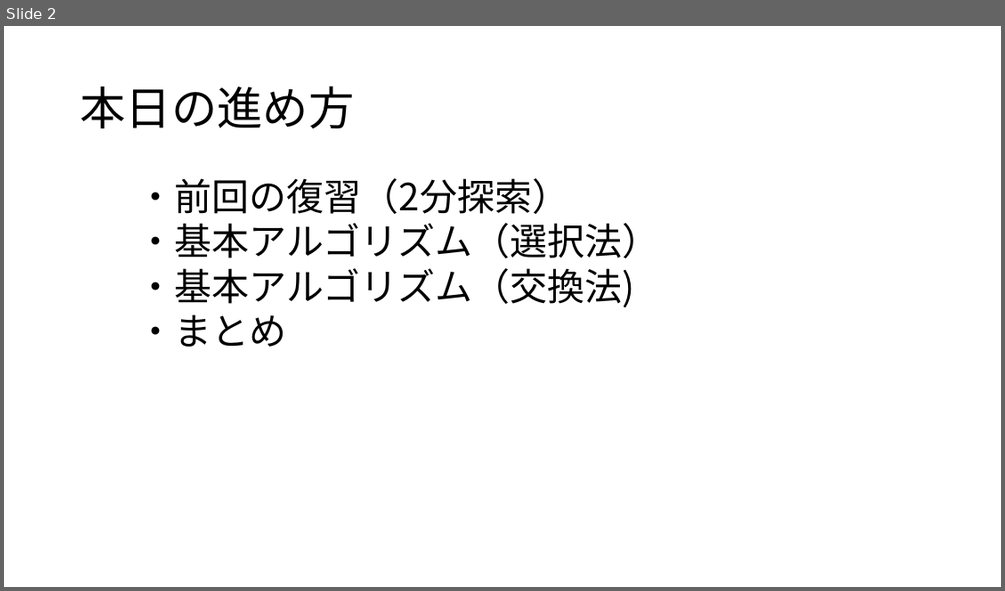
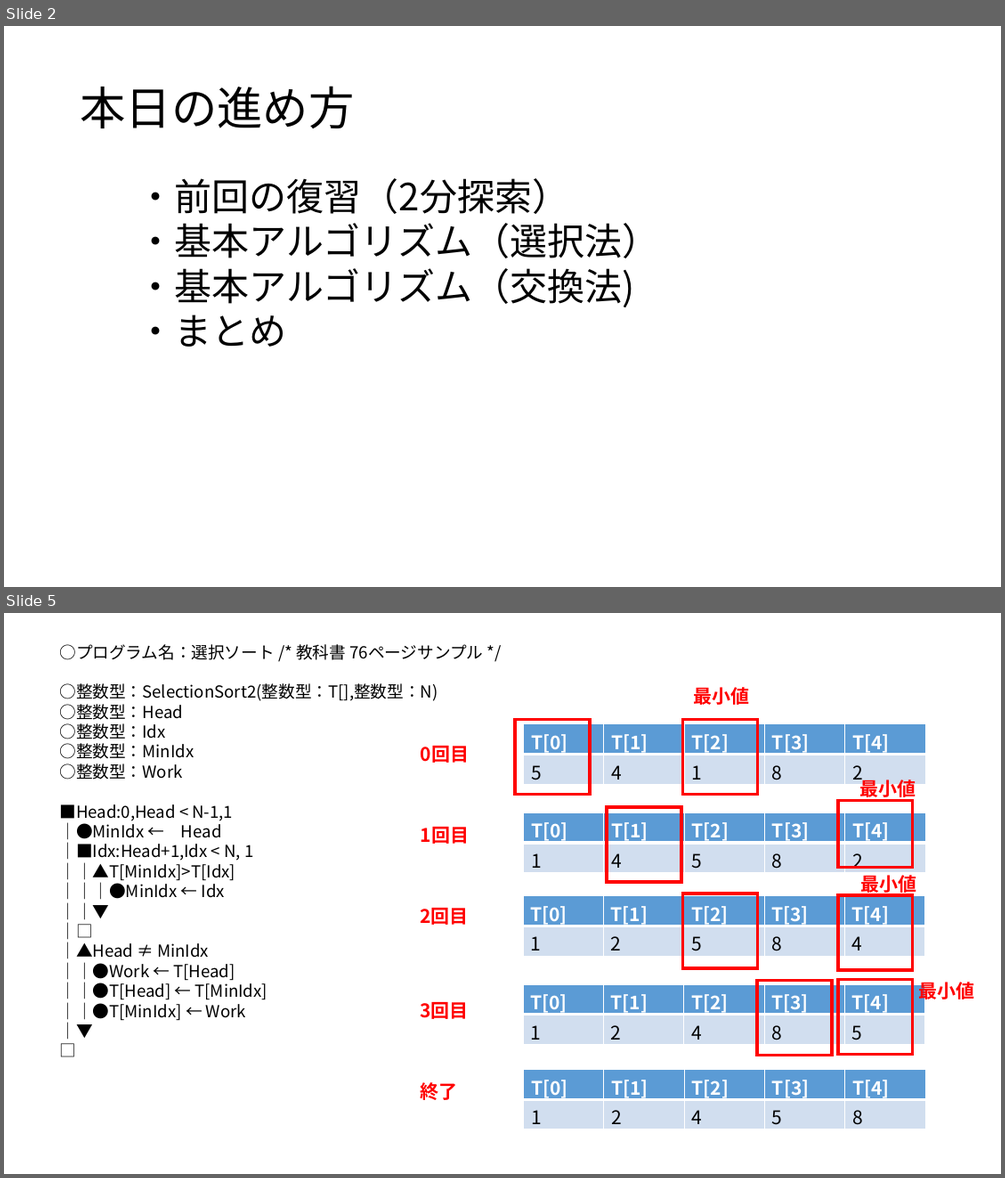
Before and after one commit to masakage/algorithm, a slide deck: docs/第11回選択法交換法アルゴリズム .pptx. Shown one above the other, each under a label of ours: slide 2 before the commit, slides 2 and 5 after it; the slides between them are not shown. The pictures are 1005x591 and 1005x1178 pixels, drawn with LibreOffice and Linux fonts; fonts in the diff are those of the drawing. Boxes give left, top, right and bottom in pixels: in the first picture for what was removed or moved away, otherwise in the second. Text is boxed around its words. In the diff, an @@ line names an element or a change of style, - is before the commit and + after.

```diff
--- a/docs/第11回選択法交換法アルゴリズム .pptx
+++ b/docs/第11回選択法交換法アルゴリズム .pptx
@@ slide 5 added at bbox=[4, 613, 1001, 1174], background #FFFFFF @@
@@ text added at bbox=[59, 644, 483, 1021], 16 pt, text #000000 @@
+○プログラム名：選択ソート /* 教科書 76ページサンプル */
+○整数型：SelectionSort2(整数型：T[],整数型：N)
+○整数型：Head
+○整数型：Idx
+○整数型：MinIdx
+○整数型：Work
+■Head:0,Head < N-1,1
+｜●MinIdx ← Head
+｜■Idx:Head+1,Idx < N, 1
+｜｜▲T[MinIdx]>T[Idx]
+｜｜｜●MinIdx ← Idx
+｜｜▼
+｜□
+｜▲Head ≠ MinIdx
+｜｜●Work ← T[Head]
+｜｜●T[Head] ← T[MinIdx]
+｜｜●T[MinIdx] ← Work
+｜▼
+□
@@ text added at bbox=[693, 687, 749, 705], 18 pt, text #FF0000, bold @@
+最小値
@@ rectangle added at bbox=[516, 719, 591, 794], outline #FF0000 3 pt @@
@@ rectangle added at bbox=[683, 719, 758, 794], outline #FF0000 3 pt @@
@@ text added at bbox=[421, 746, 469, 763], 18 pt, text #FF0000, bold @@
+0回目
@@ table added at bbox=[524, 724, 928, 787], 2 rows, 5 columns @@
+T[0] | T[1] | T[2] | T[3] | T[4]
+5 | 4 | 1 | 8 | 2
@@ text added at bbox=[859, 777, 915, 800], 18 pt, text #FF0000, bold @@
+最小値
@@ table added at bbox=[524, 812, 928, 873], 2 rows, 5 columns @@
+T[0] | T[1] | T[2] | T[3] | T[4]
+1 | 4 | 5 | 8 | 2
@@ rectangle added at bbox=[607, 807, 681, 882], outline #FF0000 3 pt @@
@@ rectangle added at bbox=[838, 801, 913, 868], outline #FF0000 3 pt @@
@@ text added at bbox=[421, 827, 469, 844], 18 pt, text #FF0000, bold @@
+1回目
@@ text added at bbox=[860, 872, 916, 895], 18 pt, text #FF0000, bold @@
+最小値
@@ table added at bbox=[523, 896, 927, 956], 2 rows, 5 columns @@
+T[0] | T[1] | T[2] | T[3] | T[4]
+1 | 2 | 5 | 8 | 4
@@ rectangle added at bbox=[683, 893, 758, 968], outline #FF0000 3 pt @@
@@ rectangle added at bbox=[838, 896, 913, 971], outline #FF0000 3 pt @@
@@ text added at bbox=[421, 908, 469, 925], 18 pt, text #FF0000, bold @@
+2回目
@@ table added at bbox=[523, 985, 927, 1045], 2 rows, 5 columns @@
+T[0] | T[1] | T[2] | T[3] | T[4]
+1 | 2 | 4 | 8 | 5
@@ rectangle added at bbox=[757, 981, 832, 1055], outline #FF0000 3 pt @@
@@ rectangle added at bbox=[838, 980, 913, 1054], outline #FF0000 3 pt @@
@@ text added at bbox=[919, 981, 975, 1002], 18 pt, text #FF0000, bold @@
+最小値
@@ text added at bbox=[421, 1002, 469, 1019], 18 pt, text #FF0000, bold @@
+3回目
@@ text added at bbox=[421, 1082, 458, 1100], 18 pt, text #FF0000, bold @@
+終了
@@ table added at bbox=[524, 1070, 928, 1129], 2 rows, 5 columns @@
+T[0] | T[1] | T[2] | T[3] | T[4]
+1 | 2 | 4 | 5 | 8
```
Also in this commit, not shown: 3 slides changed, 1 other slide added.
